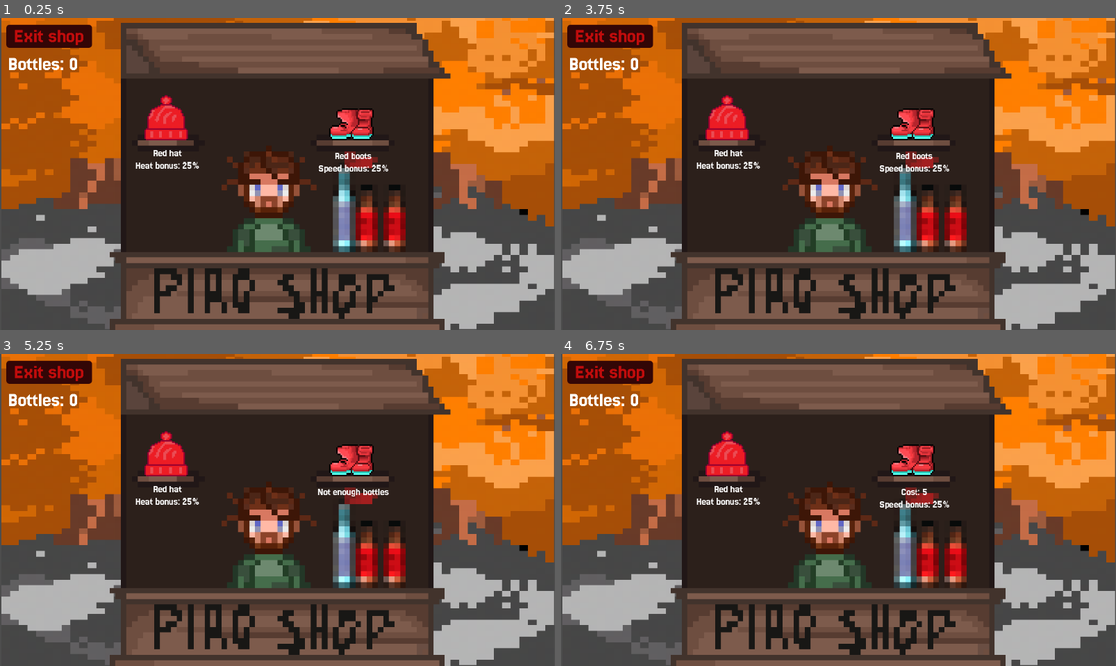
Above: before the commit, frames 1-4 (two rows, left to right).
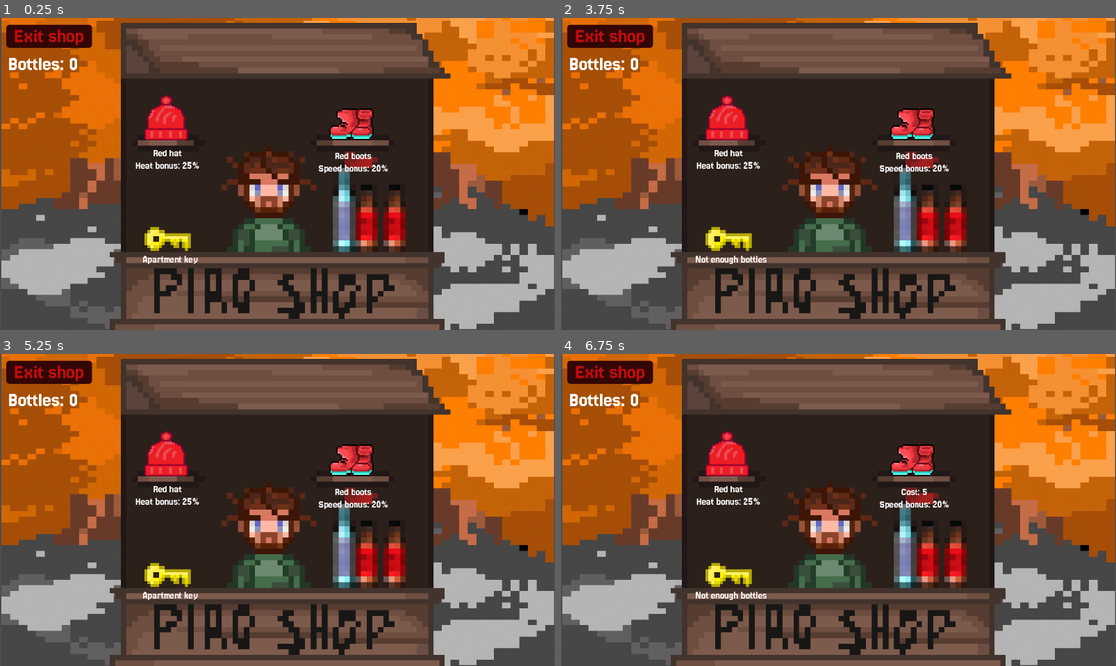
Above: after the commit, the same moments.

Repository: KirillMitjurin/gamejam2025scratch
Game: Godot game, scene res://scenes/shopUI.tscn
Two runs of this game, one before a commit and one after it. Both use one fixed random seed, a clock stepped at 60 frames per second and the inputs below. This scene is started directly instead of the project's main scene.
Inputs (mouse positions are in pixels of both pictures, inside the frame that each line leads up to):
- Up to frame 1 (0.25 s): no input
- Up to frame 2 (3.75 s): click "Red hat Heat bonus: 25%" at 0.5 s; click "Not enough bottles" at 1.25 s; click "Red boots Speed bonus: 25%" (after the commit: "Red boots Speed bonus: 20%") at 2 s; click "Not enough bottles" at 2.75 s; click (749, 264) at 3.5 s, where only the run after the commit has a clickable "Apartment key"
- Up to frame 3 (5.25 s): click (188, 600) at 4.25 s, where only the run after the commit has a clickable "Not enough bottles"; tap Enter at 5 s; move the mouse to (399, 494) at 5.02 s; hold Right (ui_right) from 5.03 s (still down)
- Up to frame 4 (6.75 s): tap Space at 5.75 s; move the mouse to (727, 525) at 5.77 s; release Right (ui_right) at 5.78 s; hold Down (ui_down) 5.78-6.53 s; tap Enter at 6.5 s; move the mouse to (894, 441) at 6.52 s; hold Right (ui_right) from 6.53 s (still down)

The runs differ from the first frame. In frame 1, 0.6% of the frame differs, in the area x 25-70%, y 46-79%; in frame 2, 0.6%; in frame 3, 0.9%, in the area x 25-71%, y 43-79%; in frame 4, 0.6%.

Commit message:
key appartment in shop

Diff:
--- a/scenes/ItemButton.gd
+++ b/scenes/ItemButton.gd
@@ -8,7 +8,6 @@
 
 @export var message_label: Label
 @export var shop_ui: Control
-@export var next_item: ShopItem
 
 func _ready():
 	_on_hover_exit()
@@ -35,19 +34,16 @@
 		PlayerData.bottles -= cost
 
 		if (speed_bonus_percent != 0):
+			PlayerData.speed_upgrade += 1
 			PlayerData.speed_multiplier = 1 + speed_bonus_percent / 100.0;
 			message_label.text = "%s purchased! New speed: %d%%" % [item_name, 100 + speed_bonus_percent]
 		if (heat_bonus_percent != 0):
+			PlayerData.heat_upgrade += 1
 			PlayerData.heat_multiplier = 1 + heat_bonus_percent / 100.0;
 			message_label.text = "%s purchased! New heat: %d%%" % [item_name, 100 + heat_bonus_percent]
 
 		if shop_ui:
 			shop_ui.update_ui()
 
-		if next_item:
-			next_item.show()
-		hide()
-
-
 	else:
 		message_label.text = "Not enough bottles"
--- a/scenes/shopUI.gd
+++ b/scenes/shopUI.gd
@@ -3,6 +3,9 @@
 
 @onready var label_money = $MoneyLabel
 @onready var label_message = $LabelMessage
+
+@export var hats: Array[ShopItem] = []
+@export var boots: Array[ShopItem] = []
 
 func _ready():
 	update_ui()
@@ -10,6 +13,16 @@
 func update_ui():
 	label_money.text = "Bottles: %d" %PlayerData.bottles
 
+	for hat in hats:
+		hat.hide()
+	if (PlayerData.heat_upgrade < len(hats)):
+		hats[PlayerData.heat_upgrade].show()
+
+	for boot in boots:
+		boot.hide()
+	if (PlayerData.speed_upgrade < len(boots)):
+		boots[PlayerData.speed_upgrade].show()
+
 func _on_close_button_pressed():
 	get_tree().change_scene_to_file("res://scenes/main.tscn")
 	hide()
--- a/scenes/shopUI.tscn
+++ b/scenes/shopUI.tscn
@@ -11,8 +11,9 @@
 [ext_resource type="Texture2D" uid="uid://5p1cosr7845w" path="res://art/boots.png" id="7_0plyh"]
 [ext_resource type="Texture2D" uid="uid://dc2lqhw81wekf" path="res://art/boots2.png" id="8_cyas3"]
 [ext_resource type="Texture2D" uid="uid://blqhss83c0126" path="res://art/boots3.png" id="9_f71jw"]
+[ext_resource type="PackedScene" uid="uid://fvp308y35isa" path="res://scenes/shop_key_item.tscn" id="10_f71jw"]
 
-[node name="ShopUI" type="Control"]
+[node name="ShopUI" type="Control" node_paths=PackedStringArray("hats", "boots")]
 layout_mode = 3
 anchors_preset = 15
 anchor_right = 1.0
@@ -24,6 +25,8 @@
 grow_horizontal = 2
 grow_vertical = 2
 script = ExtResource("1_1lkux")
+hats = [NodePath("Shop/RedHat"), NodePath("Shop/BlueHat"), NodePath("Shop/YellowHat")]
+boots = [NodePath("Shop/RedBoots"), NodePath("Shop/BlueBoots"), NodePath("Shop/YellowBoots")]
 
 [node name="background" type="TextureRect" parent="."]
 layout_mode = 0
@@ -46,7 +49,7 @@
 offset_bottom = 395.63196
 texture = ExtResource("4_4kgi4")
 
-[node name="RedHat" parent="Shop" node_paths=PackedStringArray("shop_ui", "next_item") instance=ExtResource("4_ojcbc")]
+[node name="RedHat" parent="Shop" node_paths=PackedStringArray("shop_ui") instance=ExtResource("4_ojcbc")]
 layout_mode = 0
 offset_left = 81.0
 offset_top = 228.0
@@ -54,10 +57,8 @@
 offset_bottom = 260.0
 heat_bonus_percent = 25
 shop_ui = NodePath("../..")
-next_item = NodePath("../BlueHat")
 
-[node name="BlueHat" parent="Shop" node_paths=PackedStringArray("shop_ui", "next_item") instance=ExtResource("4_ojcbc")]
-visible = false
+[node name="BlueHat" parent="Shop" node_paths=PackedStringArray("shop_ui") instance=ExtResource("4_ojcbc")]
 layout_mode = 0
 offset_left = 81.0
 offset_top = 228.0
@@ -67,10 +68,8 @@
 item_name = "Blue hat"
 cost = 10
 shop_ui = NodePath("../..")
-next_item = NodePath("../YellowHat")
 
 [node name="YellowHat" parent="Shop" node_paths=PackedStringArray("shop_ui") instance=ExtResource("4_ojcbc")]
-visible = false
 layout_mode = 0
 offset_left = 81.0
 offset_top = 228.0
@@ -82,7 +81,7 @@
 heat_bonus_percent = 75
 shop_ui = NodePath("../..")
 
-[node name="RedBoots" parent="Shop" node_paths=PackedStringArray("shop_ui", "next_item") instance=ExtResource("4_ojcbc")]
+[node name="RedBoots" parent="Shop" node_paths=PackedStringArray("shop_ui") instance=ExtResource("4_ojcbc")]
 layout_mode = 0
 offset_left = 467.0
 offset_top = 233.99997
@@ -90,13 +89,11 @@
 offset_bottom = 266.0
 texture_normal = ExtResource("7_0plyh")
 item_name = "Red boots"
-speed_bonus_percent = 25
+speed_bonus_percent = 20
 heat_bonus_percent = 0
 shop_ui = NodePath("../..")
-next_item = NodePath("../BlueBoots")
 
-[node name="BlueBoots" parent="Shop" node_paths=PackedStringArray("shop_ui", "next_item") instance=ExtResource("4_ojcbc")]
-visible = false
+[node name="BlueBoots" parent="Shop" node_paths=PackedStringArray("shop_ui") instance=ExtResource("4_ojcbc")]
 layout_mode = 0
 offset_left = 467.0
 offset_top = 233.99997
@@ -105,13 +102,11 @@
 texture_normal = ExtResource("8_cyas3")
 item_name = "Blue boots"
 cost = 10
-speed_bonus_percent = 50
+speed_bonus_percent = 40
 heat_bonus_percent = 0
 shop_ui = NodePath("../..")
-next_item = NodePath("../YellowBoots")
 
 [node name="YellowBoots" parent="Shop" node_paths=PackedStringArray("shop_ui") instance=ExtResource("4_ojcbc")]
-visible = false
 layout_mode = 0
 offset_left = 467.0
 offset_top = 233.99997
@@ -120,9 +115,18 @@
 texture_normal = ExtResource("9_f71jw")
 item_name = "Yellow boots"
 cost = 15
-speed_bonus_percent = 75
+speed_bonus_percent = 60
 heat_bonus_percent = 0
 shop_ui = NodePath("../..")
+
+[node name="Key" parent="Shop" instance=ExtResource("10_f71jw")]
+layout_mode = 0
+offset_left = 84.0
+offset_top = 480.0
+offset_right = 116.0
+offset_bottom = 512.0
+item_name = "Apartment key"
+cost = 200
 
 [node name="MoneyLabel" type="Label" parent="."]
 layout_mode = 0
--- /dev/null
+++ b/scenes/shop_key_item.gd
@@ -0,0 +1,29 @@
+extends TextureButton
+
+@export var item_name = ""
+@export var cost = 0
+
+@export var message_label: Label
+@export var shop_ui: Control
+
+func _ready():
+	_on_hover_exit()
+	connect("mouse_entered", Callable(self, "_on_hover"))
+	connect("mouse_exited", Callable(self, "_on_hover_exit"))
+	connect("pressed", Callable(self, "_on_pressed"))
+
+func _on_hover():
+	message_label.text = "Cost: %d" % [cost]
+
+func _on_hover_exit():
+	message_label.text = item_name
+
+func _on_pressed():
+	if PlayerData.bottles >= cost:
+		PlayerData.bottles -= cost
+		get_tree().change_scene_to_file("res://scenes/start_menu.tscn")
+
+		hide()
+
+	else:
+		message_label.text = "Not enough bottles"
--- /dev/null
+++ b/scenes/shop_key_item.tscn
@@ -0,0 +1,37 @@
+[gd_scene load_steps=4 format=3 uid="uid://fvp308y35isa"]
+
+[ext_resource type="Texture2D" uid="uid://bo5x2a8xrtk2c" path="res://art/key.png" id="1_qobqj"]
+[ext_resource type="Script" uid="uid://4m2dbn14d24r" path="res://scenes/shop_key_item.gd" id="2_qobqj"]
+[ext_resource type="Theme" uid="uid://kpg2hph0ht5c" path="res://themes/text.tres" id="3_eq1si"]
+
+[node name="ShopKeyItem" type="TextureButton" node_paths=PackedStringArray("message_label")]
+offset_right = 16.0
+offset_bottom = 16.0
+rotation = -0.00023565826
+scale = Vector2(6.000484, 6.253932)
+toggle_mode = true
+button_pressed = true
+action_mode = 0
+texture_normal = ExtResource("1_qobqj")
+script = ExtResource("2_qobqj")
+message_label = NodePath("ShopItemMessage")
+
+[node name="ShopItemMessage" type="Label" parent="."]
+layout_mode = 1
+anchors_preset = 8
+anchor_left = 0.5
+anchor_top = 0.5
+anchor_right = 0.5
+anchor_bottom = 0.5
+offset_left = -53.164276
+offset_top = -2.8934312
+offset_right = 503.49063
+offset_bottom = 44.106567
+grow_horizontal = 2
+grow_vertical = 2
+scale = Vector2(0.16514367, 0.16514367)
+theme = ExtResource("3_eq1si")
+theme_override_font_sizes/font_size = 21
+text = "Text
+Line 2"
+horizontal_alignment = 1
--- a/script/playerData.gd
+++ b/script/playerData.gd
@@ -1,11 +1,8 @@
 extends Node
 
+var bottles = 0
 
+var speed_upgrade = 0
 var speed_multiplier = 1.0
-var heat_multiplier := 1.0
-var bottles := 0
-
-var upgrades = {
-	"speed": 0,
-	"heat": 0
-}
+var heat_upgrade = 0
+var heat_multiplier = 1.0
Not shown: 1 places in scenes/shopUI.tscn that only renumber resources
Not shown, added: scenes/shop_key_item.gd.uid
